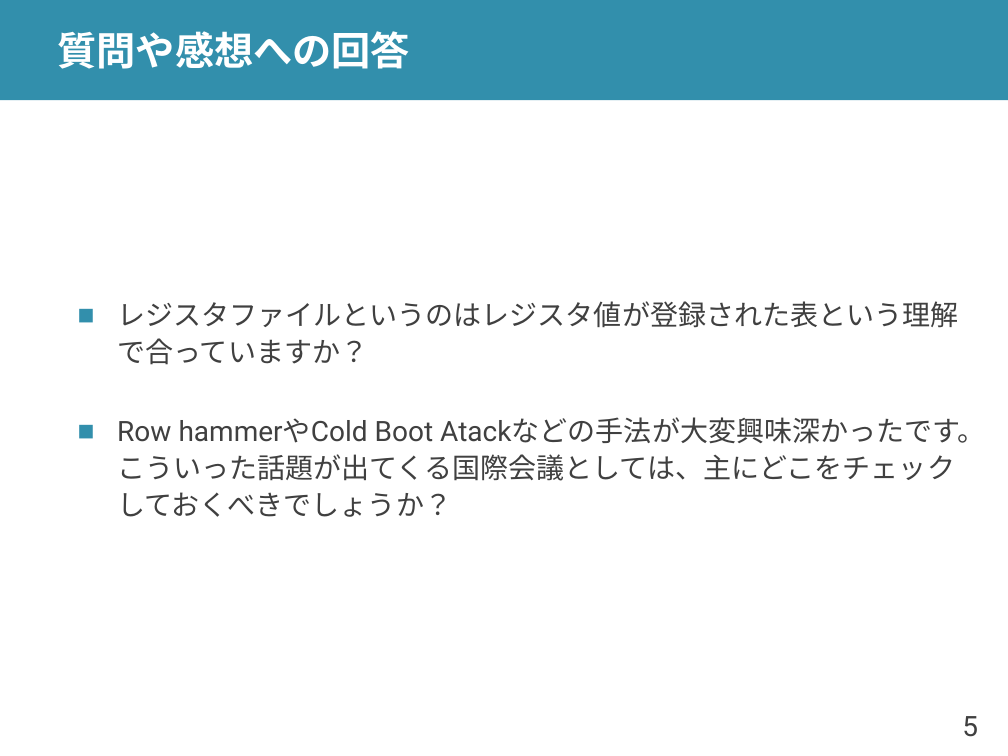
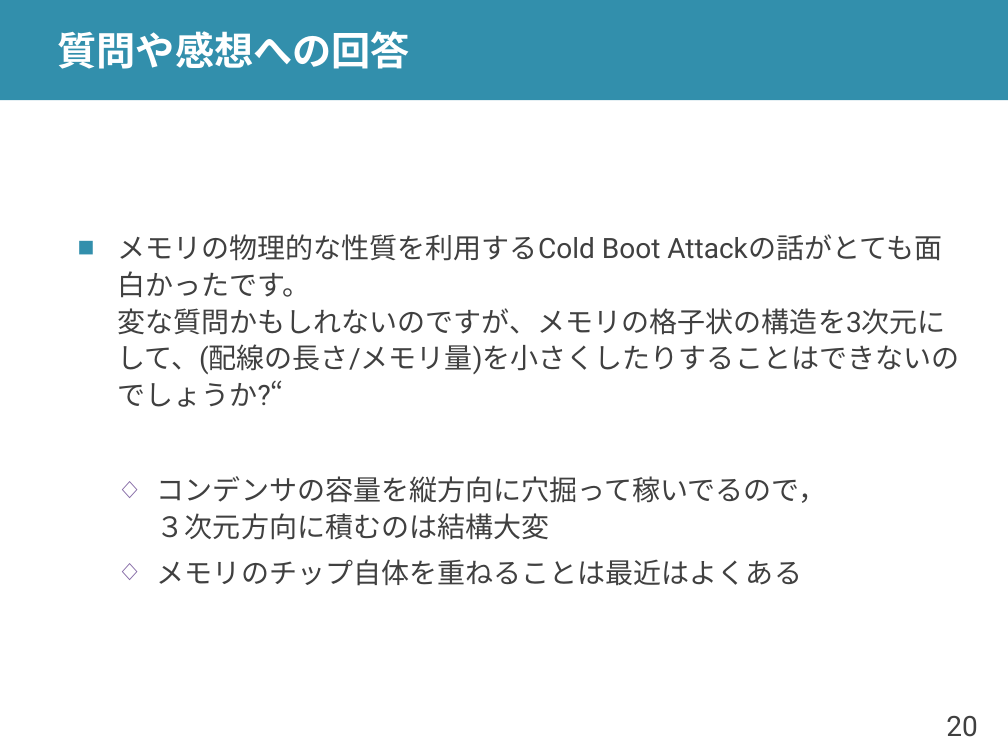
Before and after one commit to shioyadan/advanced-computer-organization, a slide deck: slide 20 of aco-shioya-08.pptx (slide 5 before the commit). Drawn at 1008x756 pixels with LibreOffice and Linux fonts; fonts in the diff are those of the drawing. Boxes give left, top, right and bottom in pixels: in the first picture for what was removed or moved away, otherwise in the second. Text is boxed around its words. In the diff, an @@ line names an element or a change of style, - is before the commit and + after.

```diff
--- a/aco-shioya-08.pptx
+++ b/aco-shioya-08.pptx
@@ text at (117,234,959,586): text changed @@
-■ レジスタファイルというのはレジスタ値が登録された表という理解で合っていますか？
-■ Row hammerやCold Boot Atackなどの手法が大変興味深かったです。こういった話題が出てくる国際会議としては、主にどこをチェックしておくべきでしょうか？
+■ メモリの物理的な性質を利用するCold Boot Attackの話がとても面白かったです。
+  変な質問かもしれないのですが、メモリの格子状の構造を3次元にして、(配線の長さ/メモリ量)を小さくしたりすることはできないのでしょうか?“
+  ◇ コンデンサの容量を縦方向に穴掘って稼いでるので，
+    ３次元方向に積むのは結構大変
+  ◇ メモリのチップ自体を重ねることは最近はよくある
@@ page number at (946,716,977,737): text changed @@
-5
+20
```
Also in this commit, not shown: 24 other slides changed, 7 slides added, 2 slides removed, 1 other file.
